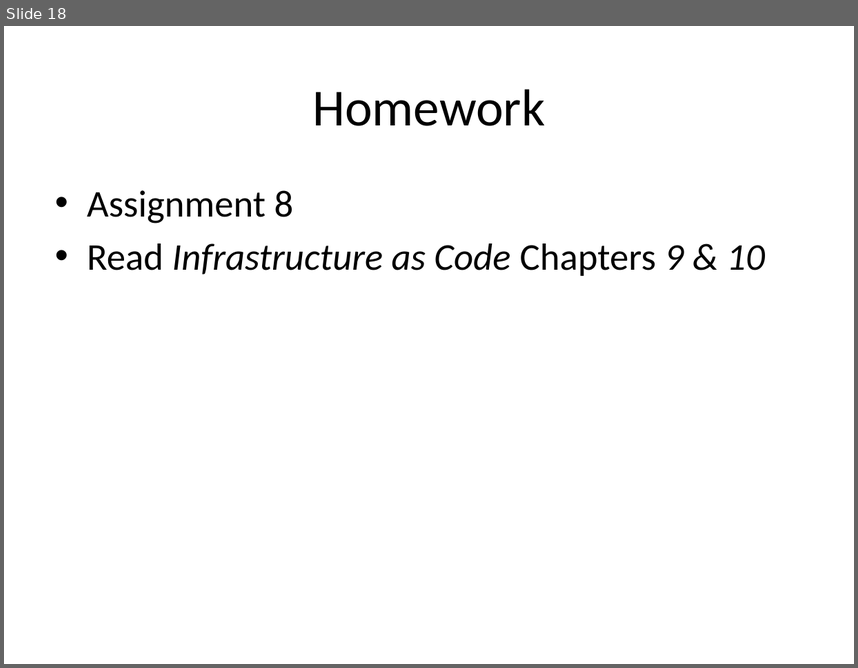
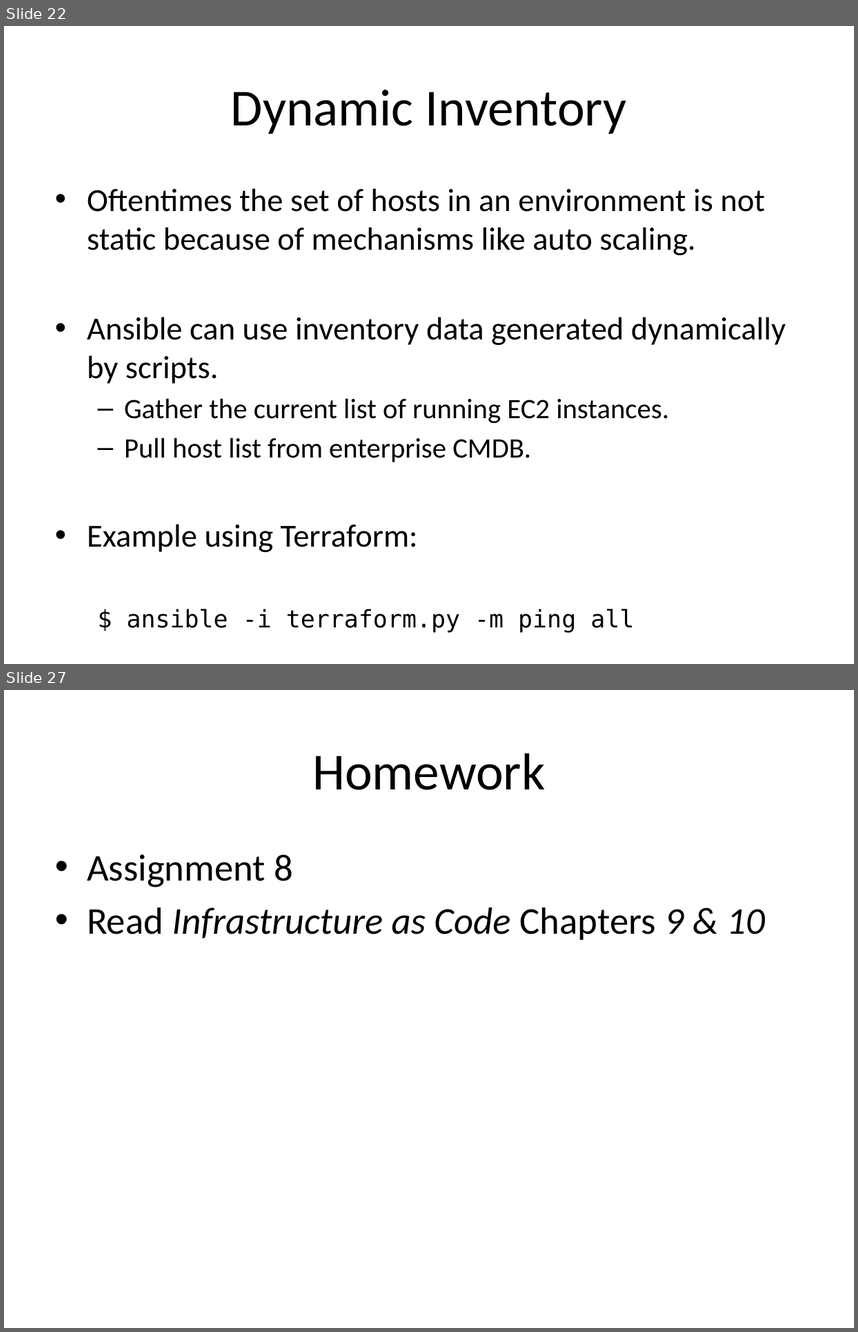
Before and after one commit to jasondbaker/infrastructure-class, a slide deck: lectures/infrastructure-week-10.pptx. Shown one above the other, each under a label of ours: slide 18 before the commit, slides 22 and 27 after it; the slides between them are not shown. The pictures are 858x668 and 858x1332 pixels, drawn with LibreOffice and Linux fonts; fonts in the diff are those of the drawing. Boxes give left, top, right and bottom in pixels: in the first picture for what was removed or moved away, otherwise in the second. Text is boxed around its words. In the diff, an @@ line names an element or a change of style, - is before the commit and + after.

```diff
--- a/lectures/infrastructure-week-10.pptx
+++ b/lectures/infrastructure-week-10.pptx
@@ slide 22 added at [4, 26, 854, 664], background #FFFFFF @@
@@ title added at [231, 89, 627, 134], 44 pt, text #000000 @@
+Dynamic Inventory
@@ text added at [87, 188, 786, 633], 27.2 pt, text #000000 @@
+• Oftentimes the set of hosts in an environment is not static because of mechanisms like auto scaling.
+• Ansible can use inventory data generated dynamically by scripts.
+  – Gather the current list of running EC2 instances.
+  – Pull host list from enterprise CMDB.
+• Example using Terraform:
+$ ansible -i terraform.py -m ping all
@@ what was slide 18 is now slide 27 @@
```
Also in this commit, not shown: 1 slide changed, 8 other slides added.
